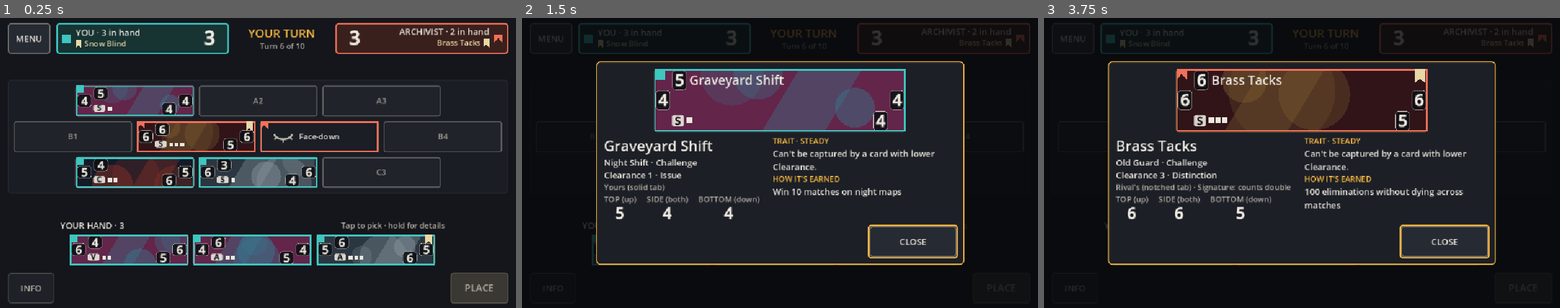
Above: before the commit, frames 1-3 (left to right).
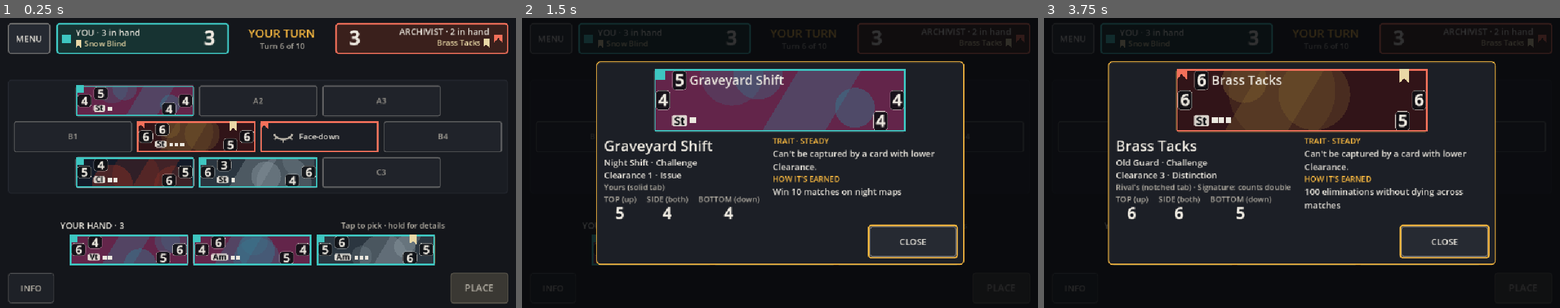
Above: after the commit, the same moments.

Repository: DeVoTeD-Qc/Gamestudio
Game: Godot game, scene res://scenes/Duel.tscn
Two runs of this game, one before a commit and one after it. Both use one fixed random seed, a clock stepped at 60 frames per second and the inputs below. This scene is started directly instead of the project's main scene.
Inputs:
- Up to frame 1 (0.25 s): no input
- Up to frame 2 (1.5 s): click "A1" at 0.5 s; click "A2" at 1.25 s
- Up to frame 3 (3.75 s): click "A3" at 2 s; click "B1" at 2.75 s; click "B2" at 3.5 s

The runs differ from the first frame. In frame 1, 0.4% of the frame differs, in the area x 17-84%, y 30-84%; in frame 2, less than 0.1%; in frame 3, 0.3%.

Commit message:
WIP: cc03/cc05/cc07 in progress
Co-Authored-By: Claude Opus 5.5 <noreply@anthropic.com>
Claude-Session: https://claude.ai/code/session_01JmVwVgoeVTdNBC1RfBf5V4

Diff:
--- /dev/null
+++ b/projects/callingcard/source/project-callingcard/scripts/rules/placement_result.gd
@@ -0,0 +1,96 @@
+# placement_result.gd
+# Purpose: Everything one placement did (or, for a preview, would do): the placed card's own
+#   resolution (copied trait, bonuses, effective values, captures, reclaims, "Carded!"), then the
+#   Ambush springs that followed when the turn passed, the score and an ordered event list the UI,
+#   game feel and PlaytestLog can replay. WallRules.place() and WallRules.preview() both return it.
+# Dependencies: CardData, DataEnums, WallState.
+# Author: Mechanics Developer Agent
+class_name PlacementResult
+extends RefCounted
+
+## false = rejected; `error` names why (WallRules.ERR_*) and the state is unchanged.
+var ok: bool = false
+var error: StringName = &""
+## true for WallRules.preview() (the state was not changed).
+var is_preview: bool = false
+
+var player: int = WallState.NO_PLAYER
+var card: CardData = null
+var slot: StringName = &""
+var signature: bool = false
+## Cipher: the slot copied from (&"" when none).
+var copy_from: StringName = &""
+## The placed card's trait after a Cipher copy (printed trait otherwise).
+var active_trait: DataEnums.CardTrait = DataEnums.CardTrait.NONE
+var face_down: bool = false
+var set_link: bool = false
+var clutch: bool = false
+## Values the placed card fought with this placement: {top, side, bottom}.
+var effective_values: Dictionary = {}
+
+## Slots captured by the placed card's comparisons (and the chain, when chain_captures is on).
+var captured: Array[StringName] = []
+## Own-lineup cards taken back by Reclaim (not captures, RQ-10).
+var reclaimed: Array[StringName] = []
+## Slots where Steady stopped a capture the values would have made (for the preview UI).
+var steady_blocked: Array[StringName] = []
+## Enemy Signatures taken during this step, by the placement or by the springs after it (RQ-11).
+var carded: Array[StringName] = []
+## Springs resolved after the placement, in order: [{slot, player, card_id, captured, carded}].
+## A preview lists only the placed card's own spring when it fills the wall (RQ-20).
+var springs: Array[Dictionary] = []
+## Springs cancelled because the placer lost the card first (RQ-04): [slot].
+var springs_cancelled: Array[StringName] = []
+
+## [P1 score, P2 score] after the step.
+var score_after: Array[int] = [0, 0]
+var game_over: bool = false
+## Ordered events: {type, slot, player, ...}. Types: placed, cipher_copied, reclaimed, captured
+## (via placement / chain / spring), steady_blocked, carded, spring, spring_cancelled, turn_started, game_over.
+var events: Array[Dictionary] = []
+
+
+static func rejected(code: StringName) -> PlacementResult:
+	var r: PlacementResult = PlacementResult.new()
+	r.ok = false
+	r.error = code
+	return r
+
+
+func trait_name() -> StringName:
+	return StringName(DataEnums.key_of(DataEnums.CardTrait, active_trait).to_lower())
+
+
+## Every slot that changes controller this step (placement, chain and springs), in order.
+func all_flipped() -> Array[StringName]:
+	var out: Array[StringName] = []
+	for e: Dictionary in events:
+		if e["type"] == &"captured" or e["type"] == &"reclaimed":
+			out.append(e["slot"])
+	return out
+
+
+## The placed card's own resolution. preview() and place() agree on this exactly (BW-100).
+func placement_part() -> Dictionary:
+	var cap: Array = captured.duplicate()
+	cap.sort()
+	var rec: Array = reclaimed.duplicate()
+	rec.sort()
+	return {
+		"captured": cap, "reclaimed": rec, "set_link": set_link, "clutch": clutch,
+		"effective_values": effective_values.duplicate(), "active_trait": trait_name(),
+		"face_down": face_down,
+	}
+
+
+func to_dict() -> Dictionary:
+	var d: Dictionary = placement_part()
+	d.merge({
+		"ok": ok, "error": error, "preview": is_preview, "player": player,
+		"card": card.id if card != null else &"", "slot": slot, "signature": signature,
+		"copy_from": copy_from, "steady_blocked": steady_blocked.duplicate(),
+		"carded": carded.duplicate(), "springs": springs.duplicate(true),
+		"springs_cancelled": springs_cancelled.duplicate(), "score_after": score_after.duplicate(),
+		"game_over": game_over,
+	})
+	return d
--- a/projects/callingcard/source/project-callingcard/scripts/rules/rules_options.gd
+++ b/projects/callingcard/source/project-callingcard/scripts/rules/rules_options.gd
@@ -2,17 +2,18 @@
 # Purpose: Switches for the rules questions QA raised (rules-test-cases.md RQ-01..RQ-20) that are
 #   cheap to keep switchable. Defaults are QA's proposed answers. The numeric tuning knobs
 #   (bonuses, Signature value, tie winner, chain captures) stay in BalanceConfig.
-#   RQ-08 and RQ-09 are pending a design call by the studio head: each is one flag here.
+#   RQ-08 and RQ-09 were decided by the studio head on 2026-11-04 (RQ-08 yes, RQ-09 full score);
+#   each stays one flag here, defaulting to that decision.
 # Dependencies: none.
 # Author: Mechanics Developer Agent
 class_name RulesOptions
 extends RefCounted
 
-## RQ-08 (pending design call): Showcase (store) cards get Set Link with each other like any set.
+## RQ-08 (decided 2026-11-04: yes): Showcase (store) cards get Set Link with each other like any set.
 ## false = the Showcase set never gives Set Link (store cards get no bonus of any kind).
 var showcase_set_link: bool = true
 
-## RQ-09 (pending design call): Clutch's "behind" check uses the full score function (true board:
+## RQ-09 (decided 2026-11-04: full score): Clutch's "behind" check uses the full score function (true board:
 ## face-down cards count with their Signature value, Triptych bonuses included).
 ## false = the public score the players see: face-down cards count 1, no Triptych bonus.
 var clutch_uses_full_score: bool = true
--- a/projects/callingcard/source/project-callingcard/scripts/ui/card_text.gd
+++ b/projects/callingcard/source/project-callingcard/scripts/ui/card_text.gd
@@ -31,9 +31,9 @@
 	&"none": "Store card: premium frame, Clearance 1, no trait.",
 }
 
-## One-letter fallback marks for trait icons until cc14's icons are wired in (card_view.gd).
+## Two-letter fallback marks (not "S", which reads as Side) for trait icons until cc14's icons are wired in (card_view.gd).
 const TRAIT_MARKS: Dictionary = {
-	&"steady": "S", &"veteran": "V", &"ambush": "A", &"reclaim": "R", &"clutch": "C", &"cipher": "?", &"none": "",
+	&"steady": "St", &"veteran": "Vt", &"ambush": "Am", &"reclaim": "Rc", &"clutch": "Cl", &"cipher": "Ci", &"none": "",
 }
 
 const SET_NAMES: Dictionary = {
--- a/projects/callingcard/source/project-callingcard/scripts/ui/card_view.gd
+++ b/projects/callingcard/source/project-callingcard/scripts/ui/card_view.gd
@@ -11,7 +11,7 @@
 #   CardView.art_factory  : Callable(card: Dictionary) -> Control  - poster art filling the card.
 #   CardView.icon_factory : Callable(icon_id: StringName) -> Texture2D - e.g. &"trait_veteran".
 #   Frames come from the theme variations CardFrameC1..C4 / CardFrameShowcase.
-#   Until set, a seeded duotone placeholder and one-letter trait marks are drawn here.
+#   Until set, a seeded duotone placeholder and two-letter trait marks are drawn here.
 # Dependencies: wall_palette.gd, card_text.gd.
 # Author: UI/UX Agent (cc07)
 extends Control
@@ -47,6 +47,7 @@
 @onready var _trait_icon: TextureRect = %TraitIcon
 @onready var _trait_badge: PanelContainer = %TraitBadge
 @onready var _clearance: HBoxContainer = %ClearancePips
+@onready var _side_pip_r: Control = $Frame/Row/SidePipRight
 
 var _art_node: Control = null
 var _text_scale: float = 1.0
@@ -56,6 +57,7 @@
 	_art.draw.connect(_draw_placeholder_art)
 	_overlay.draw.connect(_draw_overlay)
 	resized.connect(_on_resized)
+	_side_pip_r.item_rect_changed.connect(_overlay.queue_redraw)
 	if not card.is_empty():
 		_apply()
 
@@ -201,7 +203,10 @@
 	if is_signature:
 		var w: float = 14.0 * maxf(_text_scale, 1.0)
 		var h: float = 20.0 * maxf(_text_scale, 1.0)
-		var x0: float = r.size.x - w - 6.0
+		# Left of the right-hand Side pip, above the Bottom pip, so it never covers a value.
+		var pip_r: Control = _side_pip_r
+		var x0: float = (pip_r.get_global_rect().position.x - _overlay.get_global_rect().position.x) - w - 6.0 \
+				if _frame.visible else r.size.x - w - 6.0
 		_overlay.draw_colored_polygon(PackedVector2Array([Vector2(x0, 0), Vector2(x0 + w, 0), Vector2(x0 + w, h),
 				Vector2(x0 + w * 0.5, h * 0.7), Vector2(x0, h)]), Palette.SIGNATURE)
 
